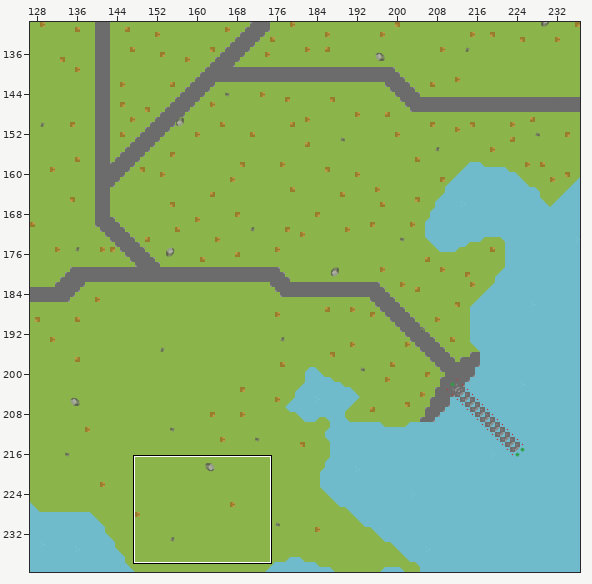
Tiled map -- core/assets/tiles/map.tmx. The picture above shows the old version from afar; the outline marks the close-up.
Close-up. Before the edit:
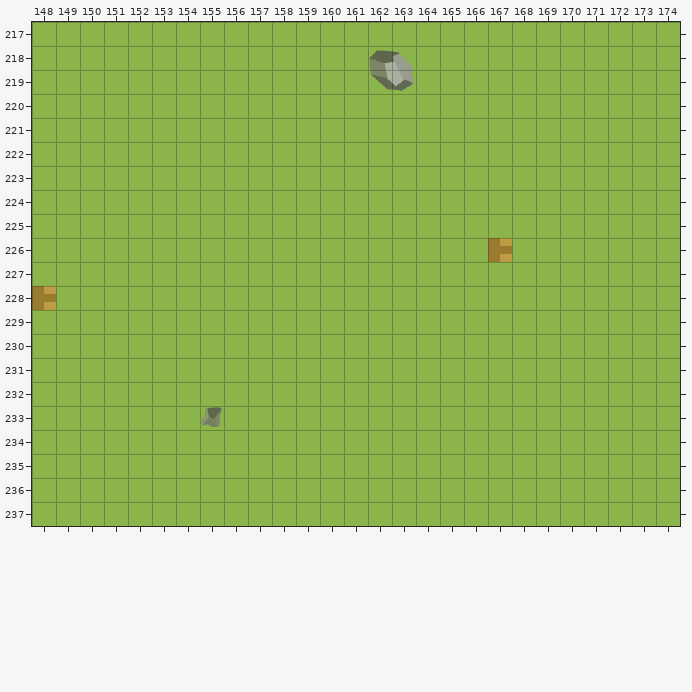
Cells are 32x32 px. Shown: x 148..174, y 217..237. The commit also changed other parts of the map, which this record leaves out. Tiles whose own drawing changed are shown in their newer look in all pictures.
Now the later version:
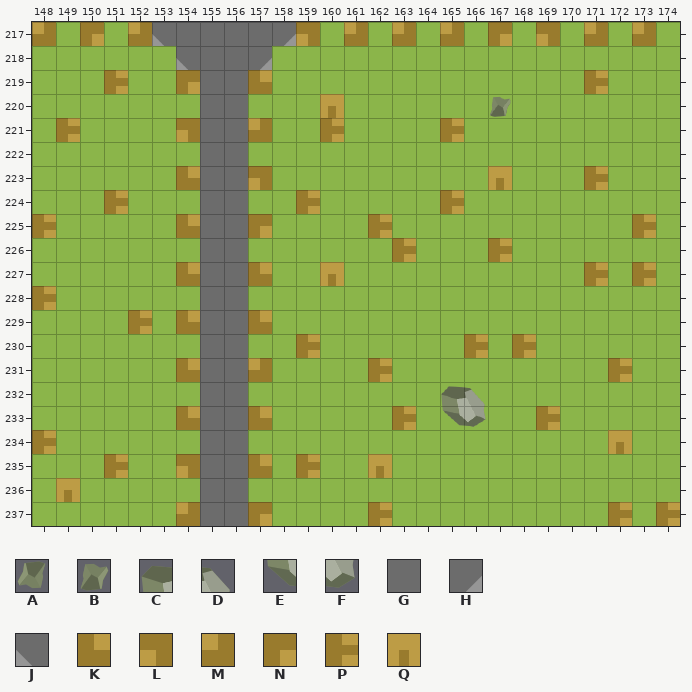
Key: from "tilemap": A 4 turned 270, B 4 turned 90, C 5, D 6, E 7, F 8, G 32, H 33, J 33 turned 90, K 69, L 69 turned 180, M 69 turned 270, N 69 turned 90, P 70, Q 71.
_ is an empty cell.
Tiles of an added or newly shown layer are drawn over the layers below it.
Diff:
Layer "Pathway":
There is now tile G in row 217 at x 154 to 157; in rows 218 to 237 at x 155 to 156.
There is now tile H in row 217 at x 158; in row 218 at x 157.
There is now tile J in row 217 at x 153; in row 218 at x 154.
Layer "Small Rocks":
There is now tile B in row 220 at x 167.
Tile A is gone in row 233 at x 155.
Layer "Large Rocks":
There is now tile C in row 232 at x 165.
There is now tile D in row 232 at x 166.
There is now tile E in row 233 at x 165.
There is now tile F in row 233 at x 166.
Tile C is gone in row 218 at x 162.
Tile D is gone in row 218 at x 163.
Tile E is gone in row 219 at x 162.
Tile F is gone in row 219 at x 163.
Layer "Bushes":
There is now tile K in row 219 at x 157; in row 223 at x 154; in row 225 at x 154; in row 227 at x 154 and 157; in row 229 at x 154 and 157; in row 231 at x 154.
There is now tile K in row 233 at x 154 and 157; in row 235 at x 157.
There is now tile L in row 217 at x 159 and 169; in row 221 at x 154; in row 223 at x 157; in row 235 at x 154.
There is now tile M in row 217 at x 148, 152, 161, 163, 165, 171 and 173; in row 221 at x 157; in row 231 at x 157; in row 237 at x 154.
There is now tile N in row 217 at x 150 and 167; in row 219 at x 154; in row 225 at x 157; in row 237 at x 157.
Layer "Red Flowers":
There is now tile P in row 219 at x 151 and 171; in row 221 at x 149, 160 and 165; in row 223 at x 171; in row 224 at x 151, 159 and 165; in row 225 at x 148, 162 and 173; in row 226 at x 163.
There is now tile P in row 227 at x 171 and 173; in row 229 at x 152; in row 230 at x 159, 166 and 168; in row 231 at x 162 and 172; in row 233 at x 163 and 169; in row 234 at x 148.
There is now tile P in row 235 at x 151 and 159; in row 237 at x 162, 172 and 174.
There is now tile Q in row 220 at x 160; in row 223 at x 167; in row 227 at x 160; in row 235 at x 162; in row 236 at x 149.
Layer "White Flowers" (added):
There is now tile Q in row 234 at x 172.
